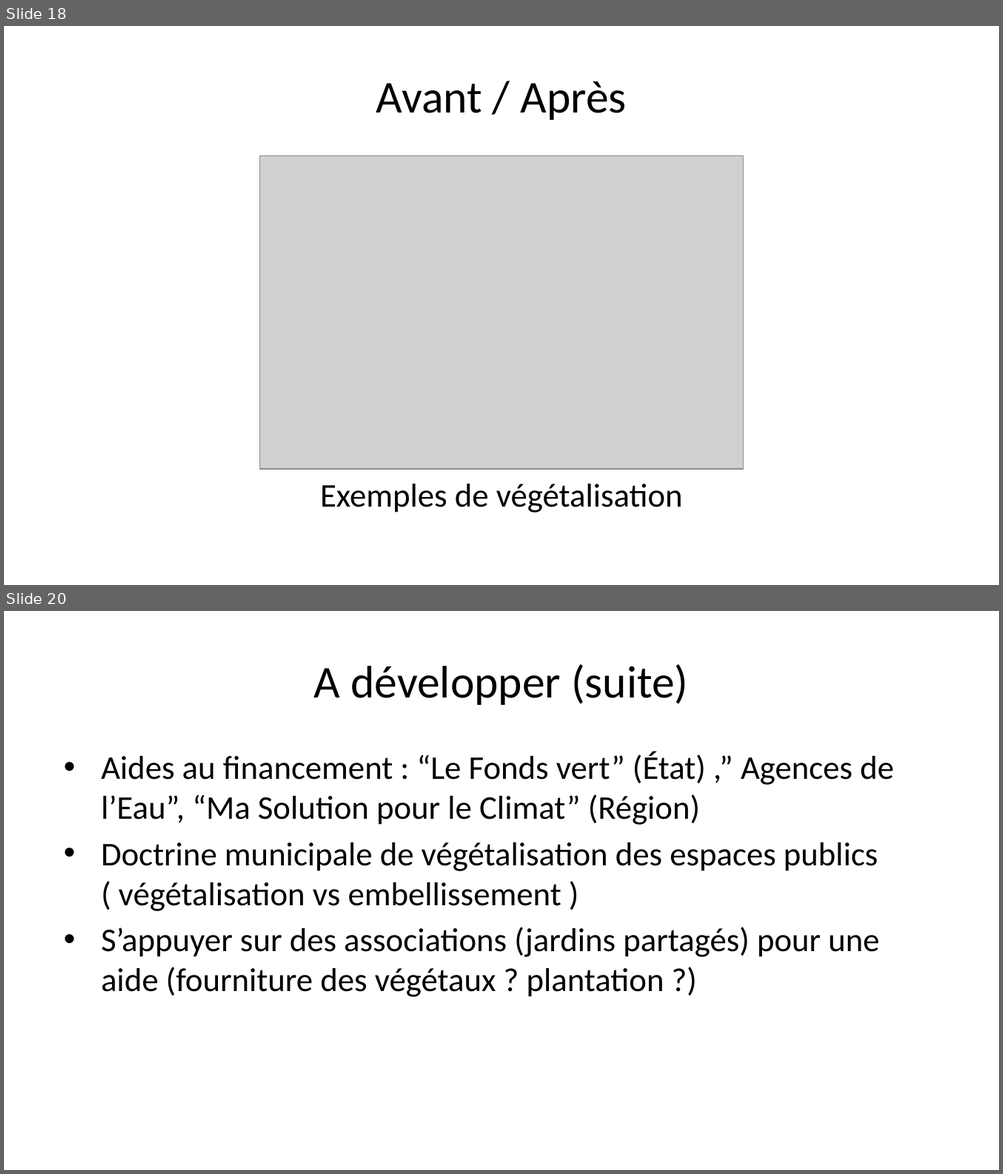
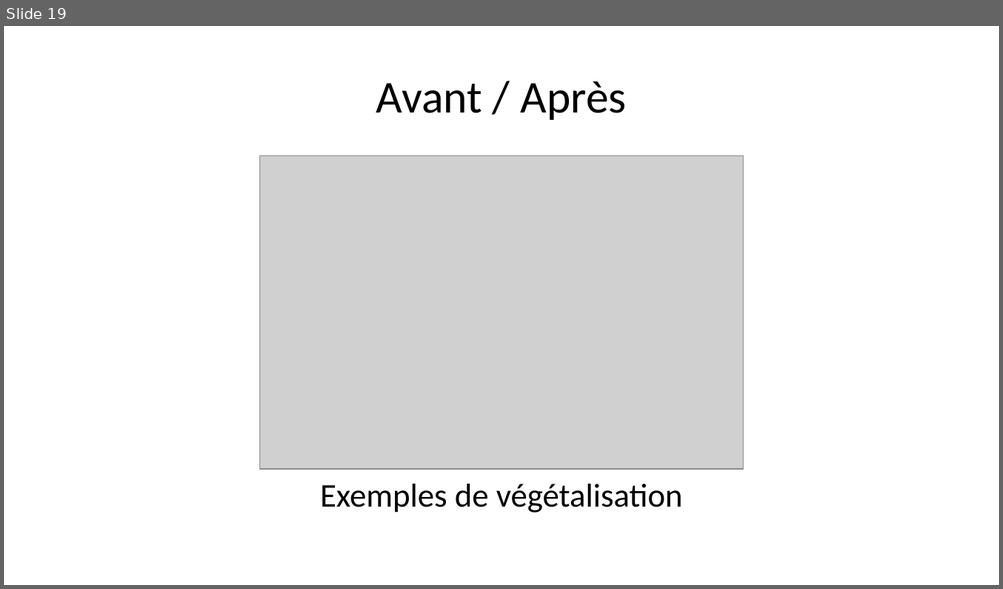
Before and after one commit to Bertrand82/vegetalisation_m2q, a slide deck: presentation.pptx. Shown one above the other, each under a label of ours: slides 18 and 20 before the commit, slide 19 after it; the slides between them are not shown. The pictures are 1003x1174 and 1003x589 pixels, drawn with LibreOffice and Linux fonts; fonts in the diff are those of the drawing; grey boxes stand for pictures. Boxes give left, top, right and bottom in pixels: in the first picture for what was removed or moved away, otherwise in the second. Text is boxed around its words. In the diff, an @@ line names an element or a change of style, - is before the commit and + after.

```diff
--- a/presentation.pptx
+++ b/presentation.pptx
@@ slide 20 removed at <box>4,611,999,1170</box>, background #FFFFFF @@
@@ title removed at <box>314,664,688,705</box> @@
-A développer (suite)
@@ text removed at <box>101,752,893,997</box> @@
-• Aides au financement : “Le Fonds vert” (État) ,” Agences de l’Eau”, “Ma Solution pour le Climat” (Région)
-• Doctrine municipale de végétalisation des espaces publics ( végétalisation vs embellissement )
-• S’appuyer sur des associations (jardins partagés) pour une aide (fourniture des végétaux ? plantation ?)
@@ what was slide 18 is now slide 19 @@
```
Also in this commit, not shown: 2 slides changed, 1 slide added, 4 other files.
